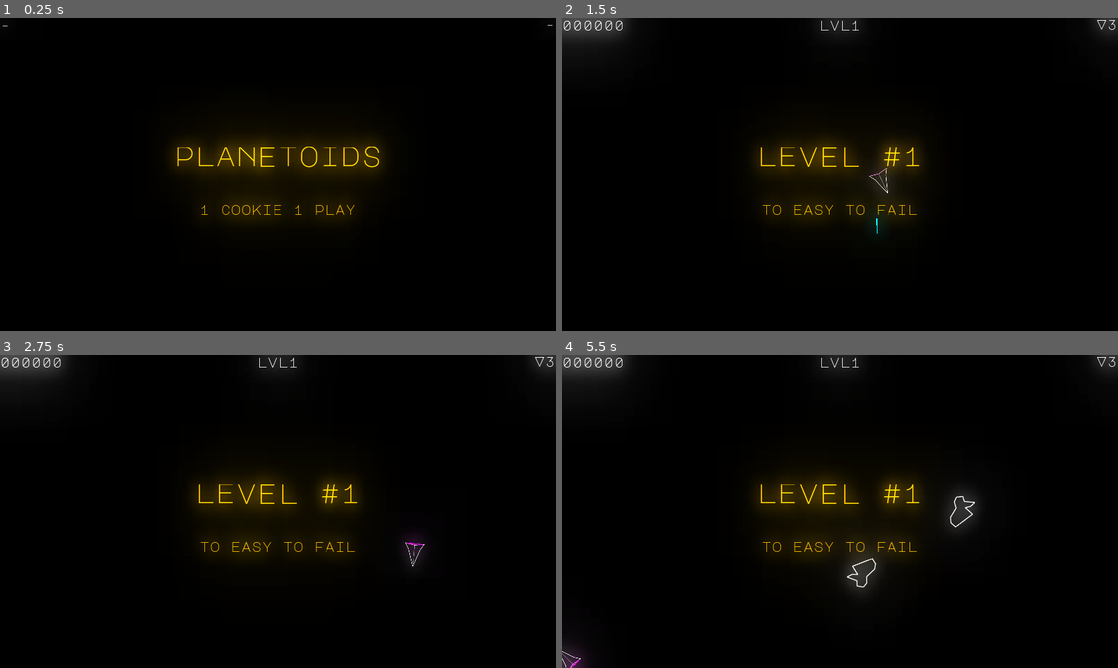
Above: before the commit, frames 1-4 (two rows, left to right).
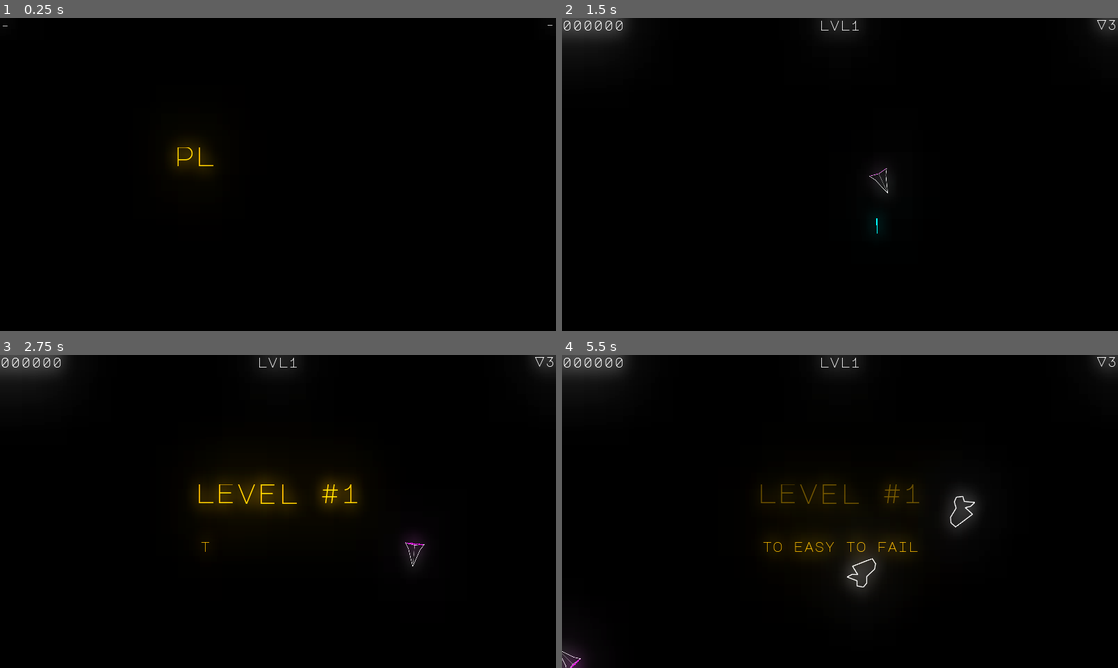
Above: after the commit, the same moments.

Repository: liske/Planetoids
Game: Godot game, scene res://scenes/Space.tscn
Same seed, same stepped clock (60 frames per second), same inputs: the game is played once before the commit and once after it.
Inputs:
- Up to frame 1 (0.25 s): no input
- Up to frame 2 (1.5 s): hold Right (rotate_right) 0.53-1.28 s; hold W (boost) 0.53-1.28 s; hold Left (rotate_left) from 1.28 s (still down); tap Space (shoot) at 1.35 s
- Up to frame 3 (2.75 s): release Left (rotate_left) at 2.03 s; hold Right (rotate_right) from 2.03 s (still down); hold W (boost) from 2.03 s (still down)
- Up to frame 4 (5.5 s): release W (boost) at 2.78 s; tap Space (shoot) at 2.85, 4.35 s; release Right (rotate_right) at 3.53 s; hold W (boost) 3.53-4.28 s; hold Left (rotate_left) from 3.53 s (still down); hold W (boost) from 5.03 s (still down)

The runs differ from the first frame. In frame 1, 5.0% of the frame differs, in the area x 36-70%, y 37-66%; in frame 2, 4.0%; in frame 3, 0.6%; in frame 4, 1.7%.

Commit message:
hud: use AnimationPlayer for text animations

Diff:
--- a/objects/controls/HUD.gd
+++ b/objects/controls/HUD.gd
@@ -10,9 +10,15 @@
 	$Score.text = "%06d" % value
 
 func show_idle():
-	$MainMessage.text = "planetoids"
-	$SubMessage.text = "1 cookie 1 play"
+	$AnimationPlayer.stop()
+
+	$AnimationPlayer/MainMessage.text = "planetoids"
+	$AnimationPlayer/SubMessage.text = "1 cookie 1 play"
+	$AnimationPlayer.play("Continuously")
 
 func show_start():
-	$MainMessage.text = "level #1"
-	$SubMessage.text = "to easy to fail"
+	$AnimationPlayer.stop()
+
+	$AnimationPlayer/MainMessage.text = "level #1"
+	$AnimationPlayer/SubMessage.text = "to easy to fail"
+	$AnimationPlayer.play("Single")
--- a/objects/controls/HUD.tscn
+++ b/objects/controls/HUD.tscn
@@ -1,15 +1,286 @@
-[gd_scene load_steps=4 format=2]
+[gd_scene load_steps=7 format=2]
 
 [ext_resource path="res://objects/fonts/MajorMonoDisplay LARGE.tres" type="DynamicFont" id=1]
 [ext_resource path="res://objects/fonts/MajorMonoDisplay SMALL.tres" type="DynamicFont" id=2]
 [ext_resource path="res://objects/controls/HUD.gd" type="Script" id=3]
+
+[sub_resource type="Animation" id=3]
+resource_name = "Continuously"
+length = 10.0
+loop = true
+tracks/0/type = "value"
+tracks/0/path = NodePath("AnimationPlayer/MainMessage:visible")
+tracks/0/interp = 1
+tracks/0/loop_wrap = true
+tracks/0/imported = false
+tracks/0/enabled = true
+tracks/0/keys = {
+"times": PoolRealArray( 0, 6 ),
+"transitions": PoolRealArray( 1, 1 ),
+"update": 1,
+"values": [ true, false ]
+}
+tracks/1/type = "value"
+tracks/1/path = NodePath("AnimationPlayer/SubMessage:percent_visible")
+tracks/1/interp = 1
+tracks/1/loop_wrap = true
+tracks/1/imported = false
+tracks/1/enabled = true
+tracks/1/keys = {
+"times": PoolRealArray( 0, 1, 4, 10 ),
+"transitions": PoolRealArray( 1, 1, 1, 1 ),
+"update": 0,
+"values": [ 0.05, 0.0, 1.0, 1.0 ]
+}
+tracks/2/type = "value"
+tracks/2/path = NodePath("AnimationPlayer/SubMessage:visible")
+tracks/2/interp = 1
+tracks/2/loop_wrap = true
+tracks/2/imported = false
+tracks/2/enabled = true
+tracks/2/keys = {
+"times": PoolRealArray( 0, 6 ),
+"transitions": PoolRealArray( 1, 1 ),
+"update": 1,
+"values": [ true, false ]
+}
+tracks/3/type = "value"
+tracks/3/path = NodePath("AnimationPlayer/MainMessage:percent_visible")
+tracks/3/interp = 1
+tracks/3/loop_wrap = true
+tracks/3/imported = false
+tracks/3/enabled = true
+tracks/3/keys = {
+"times": PoolRealArray( 0, 1, 10 ),
+"transitions": PoolRealArray( 1, 1, 1 ),
+"update": 0,
+"values": [ 0.0, 1.0, 1.0 ]
+}
+tracks/4/type = "value"
+tracks/4/path = NodePath("AnimationPlayer/SubMessage:modulate")
+tracks/4/interp = 1
+tracks/4/loop_wrap = true
+tracks/4/imported = false
+tracks/4/enabled = true
+tracks/4/keys = {
+"times": PoolRealArray( 0.1, 4, 6, 10 ),
+"transitions": PoolRealArray( 1, 1.5, 1, 1 ),
+"update": 0,
+"values": [ Color( 1, 1, 1, 1 ), Color( 1, 1, 1, 1 ), Color( 0, 0, 0, 0 ), Color( 0, 0, 0, 0 ) ]
+}
+tracks/5/type = "value"
+tracks/5/path = NodePath("AnimationPlayer/MainMessage:modulate")
+tracks/5/interp = 1
+tracks/5/loop_wrap = true
+tracks/5/imported = false
+tracks/5/enabled = true
+tracks/5/keys = {
+"times": PoolRealArray( 0.1, 1, 6, 10 ),
+"transitions": PoolRealArray( 1, 2, 1, 1 ),
+"update": 0,
+"values": [ Color( 1, 1, 1, 1 ), Color( 1, 1, 1, 1 ), Color( 0, 0, 0, 0 ), Color( 0, 0, 0, 0 ) ]
+}
+
+[sub_resource type="Animation" id=1]
+length = 0.001
+tracks/0/type = "value"
+tracks/0/path = NodePath("AnimationPlayer/MainMessage:visible")
+tracks/0/interp = 1
+tracks/0/loop_wrap = true
+tracks/0/imported = false
+tracks/0/enabled = true
+tracks/0/keys = {
+"times": PoolRealArray( 0 ),
+"transitions": PoolRealArray( 1 ),
+"update": 0,
+"values": [ true ]
+}
+tracks/1/type = "value"
+tracks/1/path = NodePath("AnimationPlayer/SubMessage:visible")
+tracks/1/interp = 1
+tracks/1/loop_wrap = true
+tracks/1/imported = false
+tracks/1/enabled = true
+tracks/1/keys = {
+"times": PoolRealArray( 0 ),
+"transitions": PoolRealArray( 1 ),
+"update": 0,
+"values": [ true ]
+}
+tracks/2/type = "value"
+tracks/2/path = NodePath("AnimationPlayer/SubMessage:percent_visible")
+tracks/2/interp = 1
+tracks/2/loop_wrap = true
+tracks/2/imported = false
+tracks/2/enabled = true
+tracks/2/keys = {
+"times": PoolRealArray( 0 ),
+"transitions": PoolRealArray( 1 ),
+"update": 0,
+"values": [ 0.0 ]
+}
+tracks/3/type = "value"
+tracks/3/path = NodePath("AnimationPlayer/MainMessage:percent_visible")
+tracks/3/interp = 1
+tracks/3/loop_wrap = true
+tracks/3/imported = false
+tracks/3/enabled = true
+tracks/3/keys = {
+"times": PoolRealArray( 0 ),
+"transitions": PoolRealArray( 1 ),
+"update": 0,
+"values": [ 0.0 ]
+}
+tracks/4/type = "value"
+tracks/4/path = NodePath("AnimationPlayer/MainMessage:modulate")
+tracks/4/interp = 1
+tracks/4/loop_wrap = true
+tracks/4/imported = false
+tracks/4/enabled = true
+tracks/4/keys = {
+"times": PoolRealArray( 0 ),
+"transitions": PoolRealArray( 1 ),
+"update": 0,
+"values": [ Color( 1, 1, 1, 1 ) ]
+}
+tracks/5/type = "value"
+tracks/5/path = NodePath("AnimationPlayer/SubMessage:modulate")
+tracks/5/interp = 1
+tracks/5/loop_wrap = true
+tracks/5/imported = false
+tracks/5/enabled = true
+tracks/5/keys = {
+"times": PoolRealArray( 0 ),
+"transitions": PoolRealArray( 1 ),
+"update": 0,
+"values": [ Color( 1, 1, 1, 1 ) ]
+}
+
+[sub_resource type="Animation" id=2]
+resource_name = "Single"
+length = 6.0
+tracks/0/type = "value"
+tracks/0/path = NodePath("AnimationPlayer/MainMessage:visible")
+tracks/0/interp = 1
+tracks/0/loop_wrap = true
+tracks/0/imported = false
+tracks/0/enabled = true
+tracks/0/keys = {
+"times": PoolRealArray( 0, 6 ),
+"transitions": PoolRealArray( 1, 1 ),
+"update": 1,
+"values": [ true, false ]
+}
+tracks/1/type = "value"
+tracks/1/path = NodePath("AnimationPlayer/SubMessage:percent_visible")
+tracks/1/interp = 1
+tracks/1/loop_wrap = true
+tracks/1/imported = false
+tracks/1/enabled = true
+tracks/1/keys = {
+"times": PoolRealArray( 0, 1, 4 ),
+"transitions": PoolRealArray( 1, 1, 1 ),
+"update": 0,
+"values": [ 0.05, 0.0, 1.0 ]
+}
+tracks/2/type = "value"
+tracks/2/path = NodePath("AnimationPlayer/SubMessage:visible")
+tracks/2/interp = 1
+tracks/2/loop_wrap = true
+tracks/2/imported = false
+tracks/2/enabled = true
+tracks/2/keys = {
+"times": PoolRealArray( 0, 6 ),
+"transitions": PoolRealArray( 1, 1 ),
+"update": 1,
+"values": [ true, false ]
+}
+tracks/3/type = "value"
+tracks/3/path = NodePath("AnimationPlayer/MainMessage:percent_visible")
+tracks/3/interp = 1
+tracks/3/loop_wrap = true
+tracks/3/imported = false
+tracks/3/enabled = true
+tracks/3/keys = {
+"times": PoolRealArray( 0, 1 ),
+"transitions": PoolRealArray( 1, 1 ),
+"update": 0,
+"values": [ 0.0, 1.0 ]
+}
+tracks/4/type = "value"
+tracks/4/path = NodePath("AnimationPlayer/SubMessage:modulate")
+tracks/4/interp = 1
+tracks/4/loop_wrap = true
+tracks/4/imported = false
+tracks/4/enabled = true
+tracks/4/keys = {
+"times": PoolRealArray( 0.1, 4, 6 ),
+"transitions": PoolRealArray( 1, 1.5, 1 ),
+"update": 0,
+"values": [ Color( 1, 1, 1, 1 ), Color( 1, 1, 1, 1 ), Color( 0, 0, 0, 0 ) ]
+}
+tracks/5/type = "value"
+tracks/5/path = NodePath("AnimationPlayer/MainMessage:modulate")
+tracks/5/interp = 1
+tracks/5/loop_wrap = true
+tracks/5/imported = false
+tracks/5/enabled = true
+tracks/5/keys = {
+"times": PoolRealArray( 0.1, 1, 6 ),
+"transitions": PoolRealArray( 1, 2, 1 ),
+"update": 0,
+"values": [ Color( 1, 1, 1, 1 ), Color( 1, 1, 1, 1 ), Color( 0, 0, 0, 0 ) ]
+}
 
 [node name="HUD" type="Control"]
 anchor_right = 1.0
 anchor_bottom = 1.0
 script = ExtResource( 3 )
 
-[node name="MainMessage" type="Label" parent="."]
+[node name="Score" type="Label" parent="."]
+margin_right = 40.0
+margin_bottom = 14.0
+custom_fonts/font = ExtResource( 2 )
+text = "-"
+
+[node name="Level" type="Label" parent="."]
+margin_left = 320.0
+margin_right = 960.0
+margin_bottom = 33.0
+grow_horizontal = 2
+custom_fonts/font = ExtResource( 2 )
+align = 1
+
+[node name="Lives" type="Label" parent="."]
+margin_left = 1135.0
+margin_top = -1.0
+margin_right = 1279.0
+margin_bottom = 32.0
+grow_horizontal = 0
+custom_fonts/font = ExtResource( 2 )
+text = "-"
+align = 2
+
+[node name="AnimationPlayer" type="AnimationPlayer" parent="."]
+anims/Continuously = SubResource( 3 )
+anims/RESET = SubResource( 1 )
+anims/Single = SubResource( 2 )
+
+[node name="SubMessage" type="Label" parent="AnimationPlayer"]
+margin_left = 161.0
+margin_top = 423.5
+margin_right = 1121.0
+margin_bottom = 456.5
+grow_horizontal = 2
+grow_vertical = 2
+custom_colors/font_color = Color( 1, 0.74902, 0, 1 )
+custom_fonts/font = ExtResource( 2 )
+text = "1 cookie 1 play"
+align = 1
+valign = 1
+percent_visible = 0.0
+
+[node name="MainMessage" type="Label" parent="AnimationPlayer"]
 margin_left = 160.0
 margin_top = 284.0
 margin_right = 1120.0
@@ -21,40 +292,6 @@
 text = "planetoids"
 align = 1
 valign = 1
-
-[node name="SubMessage" type="Label" parent="."]
-margin_left = 160.0
-margin_top = 423.5
-margin_right = 1120.0
-margin_bottom = 456.5
-grow_horizontal = 2
-grow_vertical = 2
-custom_colors/font_color = Color( 1, 0.74902, 0, 1 )
-custom_fonts/font = ExtResource( 2 )
-text = "enter coin to start"
-align = 1
-valign = 1
-
-[node name="Score" type="Label" parent="."]
-margin_right = 40.0
-margin_bottom = 14.0
-custom_fonts/font = ExtResource( 2 )
-text = "-"
-
-[node name="Level" type="Label" parent="."]
-margin_left = 320.0
-margin_right = 960.0
-margin_bottom = 33.0
-grow_horizontal = 2
-custom_fonts/font = ExtResource( 2 )
-align = 1
-
-[node name="Lives" type="Label" parent="."]
-margin_left = 1135.0
-margin_top = -1.0
-margin_right = 1279.0
-margin_bottom = 32.0
-grow_horizontal = 0
-custom_fonts/font = ExtResource( 2 )
-text = "-"
-align = 2
+percent_visible = 0.0
+
+[connection signal="animation_finished" from="AnimationPlayer" to="." method="_on_AnimationPlayer_animation_finished"]
